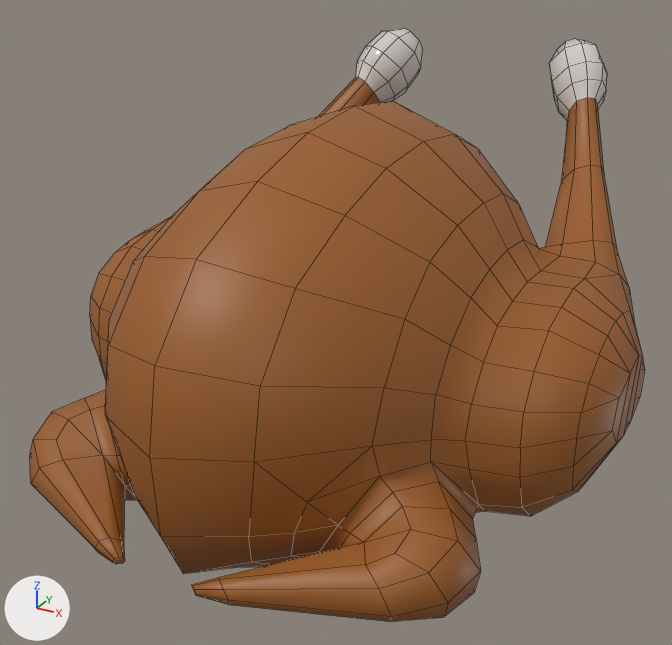
The FBX model Assets/Art/3D Assets/SM_Turkey.fbx: old version first, new version second.
Rendered twice from a camera (50 mm lens) standing at (0.367, -0.717, 0.512) and looking at (-0.024, -0.006, 0.157). Every picture has the same lights, and +X, +Y and +Z are marked at lower left. Mesh edges are drawn as thin lines.

Names of what the first picture shows: 'Turkey'.
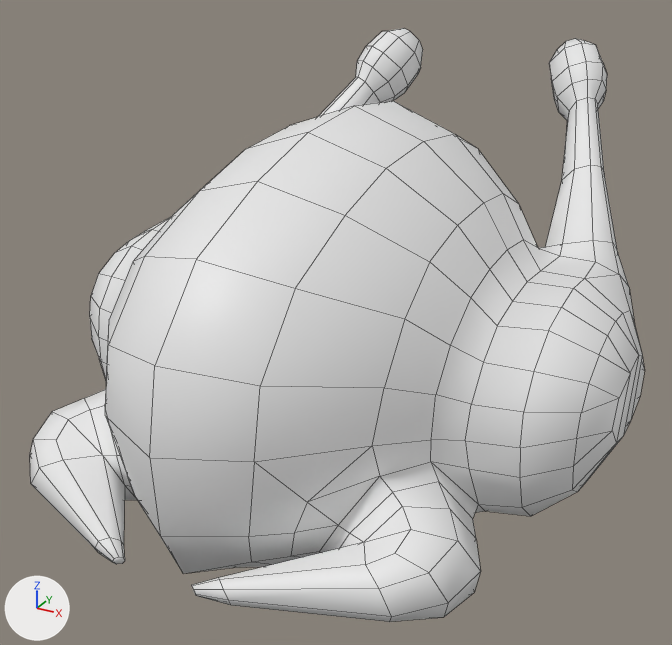
The newer file is also turned or shifted as a whole; pictures and numbers use the older file's frame.

What differs and where, as boxes [x1, y1, x2, y2] in the pictures (672 x 645 px):
part 1 of me_plane, recoloured (brown to white): [30, 78, 645, 622] in both
part 2 of me_plane, recoloured (grey to white): [356, 28, 607, 121] in both

Diff of the bpy script that builds the scene:
```diff
--- a/Assets/Art/3D Assets/SM_Turkey.fbx.py
+++ b/Assets/Art/3D Assets/SM_Turkey.fbx.py
@@ me_plane @@
 me_plane.from_pydata(...)  # 516 vertices, 532 faces; spans x -0.272..0.253, y -0.306..0.339, z -0.021..0.39
 # used by ob_turkey; location = (0.0, 0.0, 0.0)
+# me_plane part 1: all 450 faces that had it switch from mat_material (brown #9b5c23) to no material
+# me_plane part 2: all 82 faces that had it switch from mat_cat (light grey #d4cdc8) to no material
```
